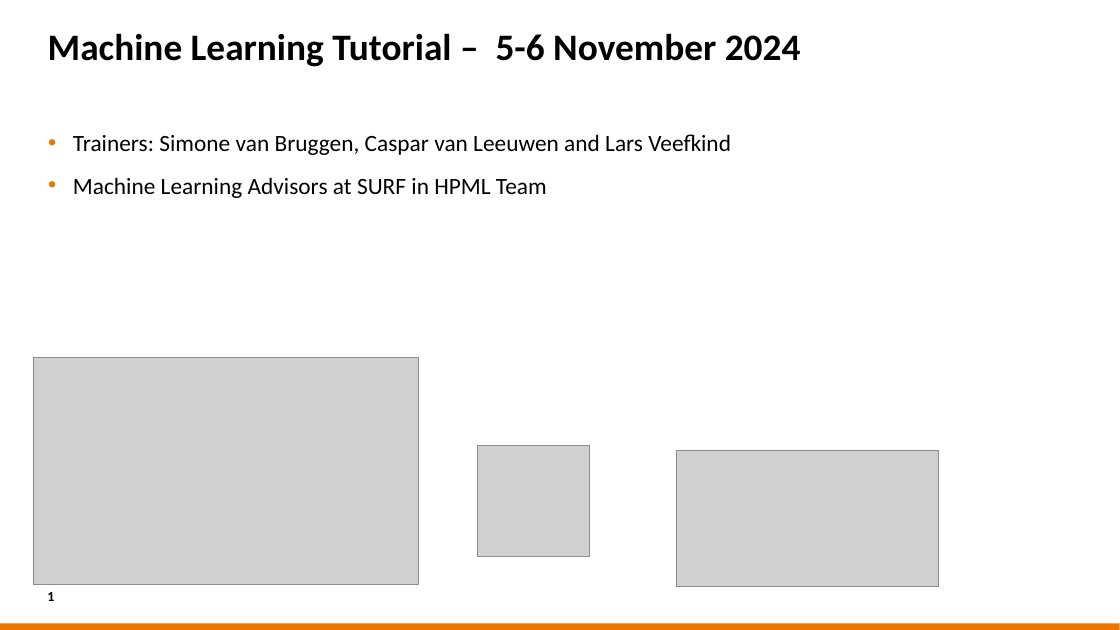
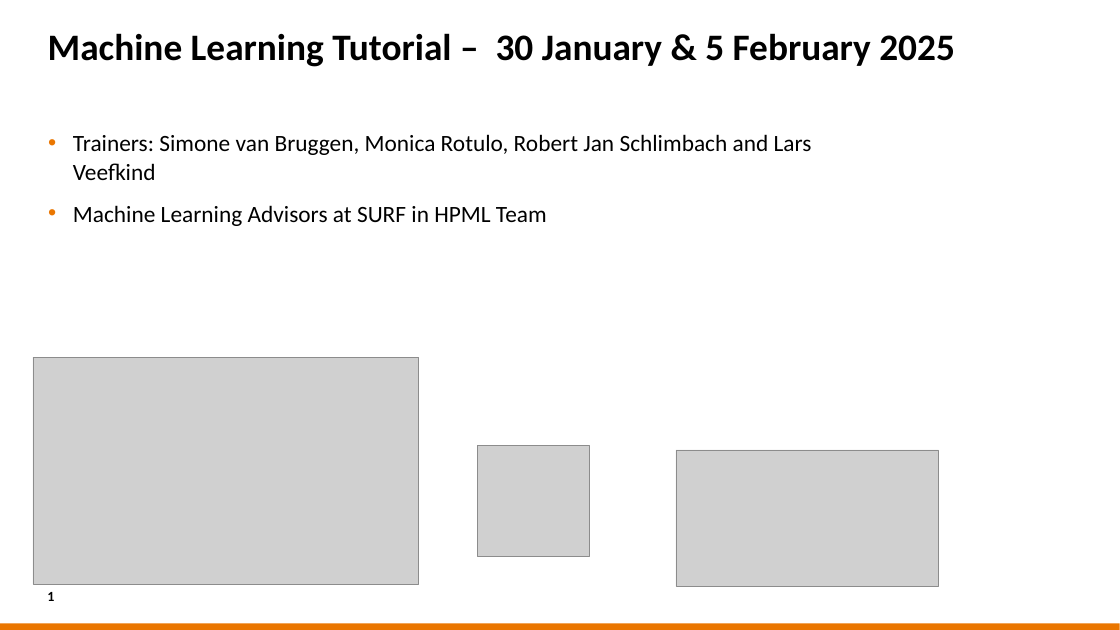
Before and after one commit to sara-nl/HPML-course-materials, a slide deck: slide 1 of Day1/slides/EuroHPC_HPML_welcome.pptx. Drawn at 1120x630 pixels with LibreOffice and Linux fonts; fonts in the diff are those of the drawing; grey boxes stand for pictures; background and template pictures are left out. Boxes give left, top, right and bottom in pixels: in the first picture for what was removed or moved away, otherwise in the second. Text is boxed around its words. In the diff, an @@ line names an element or a change of style, - is before the commit and + after.

```diff
--- a/Day1/slides/EuroHPC_HPML_welcome.pptx
+++ b/Day1/slides/EuroHPC_HPML_welcome.pptx
@@ title at <box>48,33,955,67</box>: text changed @@
-Machine Learning Tutorial – 5-6 November 2024
+Machine Learning Tutorial – 30 January & 5 February 2025
@@ text at <box>73,134,812,180</box>: text changed @@
-• Trainers: Simone van Bruggen, Caspar van Leeuwen and Lars Veefkind
+• Trainers: Simone van Bruggen, Monica Rotulo, Robert Jan Schlimbach and Lars Veefkind
```
Also in this commit, not shown: 3 other slides changed.
